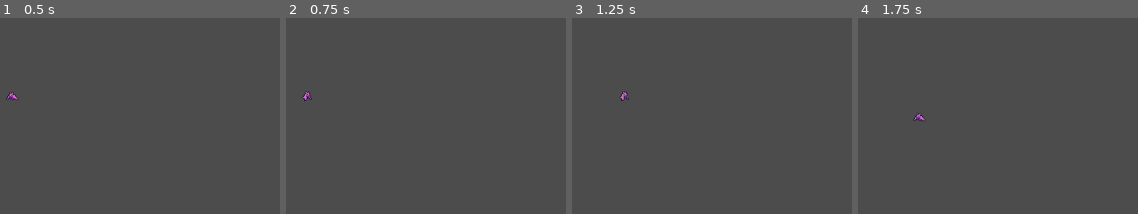
Above: before the commit, frames 1-4 (left to right).
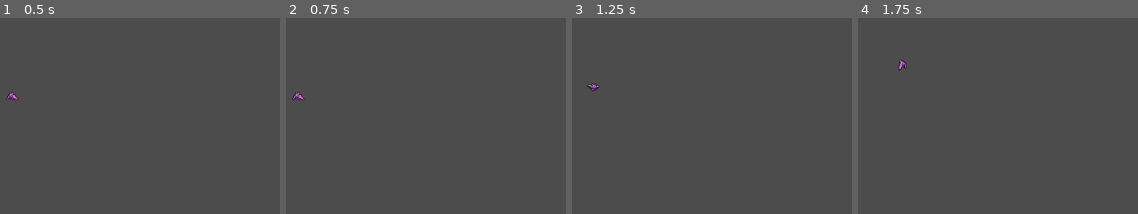
Above: after the commit, the same moments.

Repository: doomium-chloride/kiwijam2021-ADAPT
Game: Godot game, scene res://Enemies/Enemy.tscn
The game is run twice, just before and just after one commit, with the same random seed, the same clock (stepped at 60 frames per second) and the same inputs. This scene is started directly instead of the project's main scene.
Inputs:
- Up to frame 1 (0.5 s): no input
- Up to frame 2 (0.75 s): tap Enter at 0.5 s; hold Right (ui_right) from 0.53 s (still down)
- Up to frame 3 (1.25 s): keep holding Right (ui_right); tap Space (ui_select) at 0.77 s
- Up to frame 4 (1.75 s): tap Space (ui_select) at 1.25, 1.52 s; release Right (ui_right) at 1.28 s; hold Down (ui_down) from 1.28 s (still down)

Frame 1 is identical in both runs. In frame 2, 0.2% of the frame differs, in the area x 2-10%, y 37-43%; in frame 3, 0.2%; in frame 4, 0.2%, in the area x 14-25%, y 21-53%.

Commit message:
Add random walk to enemy

Diff:
--- a/Enemies/Enemy.tscn
+++ b/Enemies/Enemy.tscn
@@ -175,6 +175,9 @@
 
 [sub_resource type="AnimationNodeStateMachinePlayback" id=21]
 
+[sub_resource type="CircleShape2D" id=22]
+radius = 129.861
+
 [node name="Enemy" type="KinematicBody2D"]
 position = Vector2( 377.328, 257.03 )
 rotation = 0.00384045
@@ -207,3 +210,14 @@
 parameters/playback = SubResource( 21 )
 parameters/Flying/blend_position = Vector2( 0.459075, -0.32948 )
 parameters/Idle/blend_position = Vector2( 0, -0.0206186 )
+
+[node name="Sight" type="Area2D" parent="."]
+
+[node name="CollisionShape2D" type="CollisionShape2D" parent="Sight"]
+shape = SubResource( 22 )
+
+[node name="WalkTimer" type="Timer" parent="."]
+process_mode = 0
+autostart = true
+
+[connection signal="timeout" from="WalkTimer" to="." method="_on_WalkTimer_timeout"]
--- a/Player/Boss.gd
+++ b/Player/Boss.gd
@@ -4,6 +4,7 @@
 const MAX_SPEED = 80
 const FRICTION = 500
 var velocity = Vector2.ZERO
+var move_dir = Vector2.ZERO
 
 var enemy_class = load("res://Enemies/Enemy.tscn")
 onready var spawn_pos = get_position() + Vector2(0,-100)
@@ -14,17 +15,17 @@
 onready var animationState = animationTree.get("parameters/playback")
 
 func _physics_process(delta):
-	var input_vector = Vector2.ZERO
-	input_vector.x = Input.get_action_strength("ui_right") - Input.get_action_strength("ui_left")
-	input_vector.y = Input.get_action_strength("ui_down") - Input.get_action_strength("ui_up")
-	input_vector = input_vector.normalized()
+#	var input_vector = Vector2.ZERO
+#	input_vector.x = Input.get_action_strength("ui_right") - Input.get_action_strength("ui_left")
+#	input_vector.y = Input.get_action_strength("ui_down") - Input.get_action_strength("ui_up")
+#	input_vector = input_vector.normalized()
 
-	if input_vector != Vector2.ZERO:
-		if input_vector.x > 0:
+	if move_dir != Vector2.ZERO:
+		if move_dir.x > 0:
 			animationPlayer.play("FlyRight")
 		else:
 			animationPlayer.play("FlyLeft")
-		velocity = velocity.move_toward(input_vector * MAX_SPEED, ACCELERATION * delta)
+		velocity = velocity.move_toward(move_dir * MAX_SPEED, ACCELERATION * delta)
 	else:
 		velocity = Vector2.move_toward(Vector2.ZERO, FRICTION * delta)
 
@@ -42,3 +43,7 @@
 
 func _on_Timer_timeout():
 	spawn_enemy()
+
+
+func _on_WalkTimer_timeout():
+	move_dir = Global.random_direction()
--- a/Scripts/Global.gd
+++ b/Scripts/Global.gd
@@ -62,6 +62,12 @@
 	var up = -1 if flip_coin() else 1
 	return Vector2(dir * cos(angle) * bullet_speed, up * sin(angle) * bullet_speed)
 
+func random_direction():
+	var x = (randi() % 3) - 1
+	var y = (randi() % 3) - 1
+	var vector = Vector2(x, y)
+	return vector.normalized()
+
 func goto_scene(path):
 	# This function will usually be called from a signal callback,
 	# or some other function in the current scene.
Not shown: 1 places in Enemies/Enemy.tscn that only renumber resources
